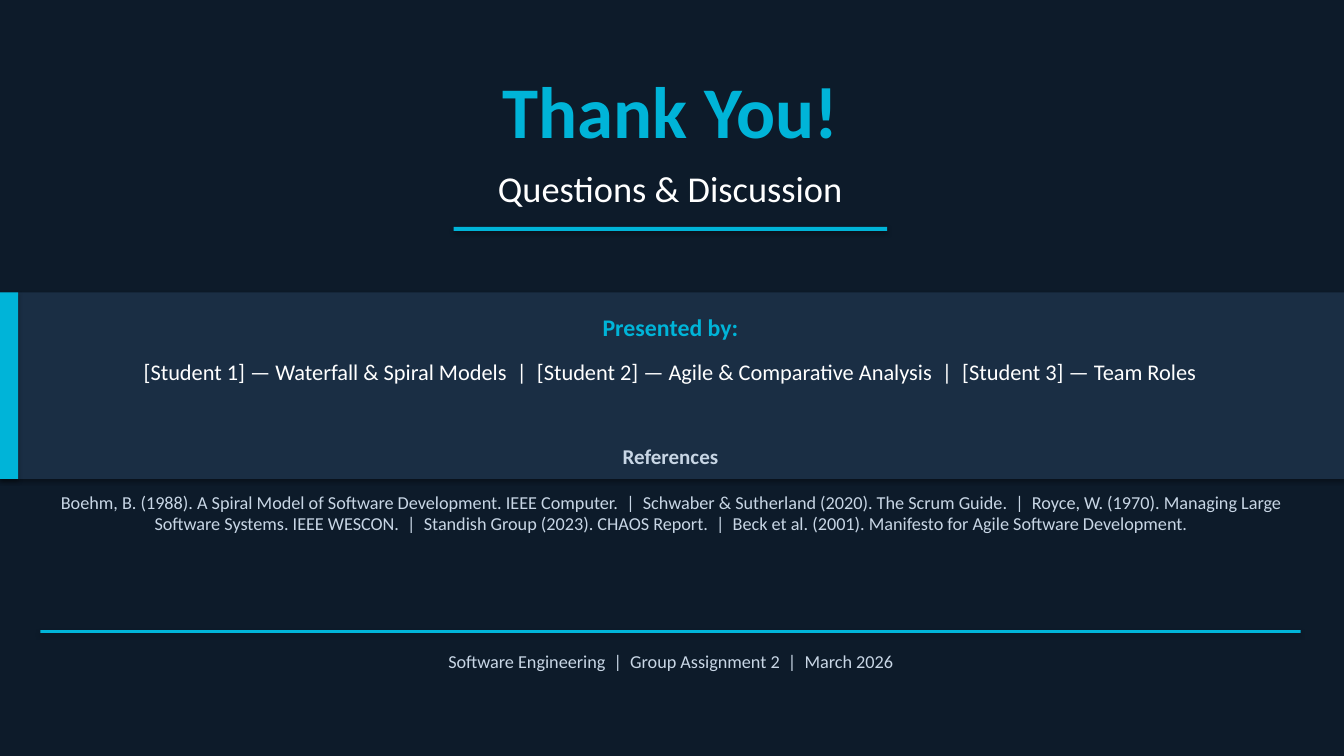
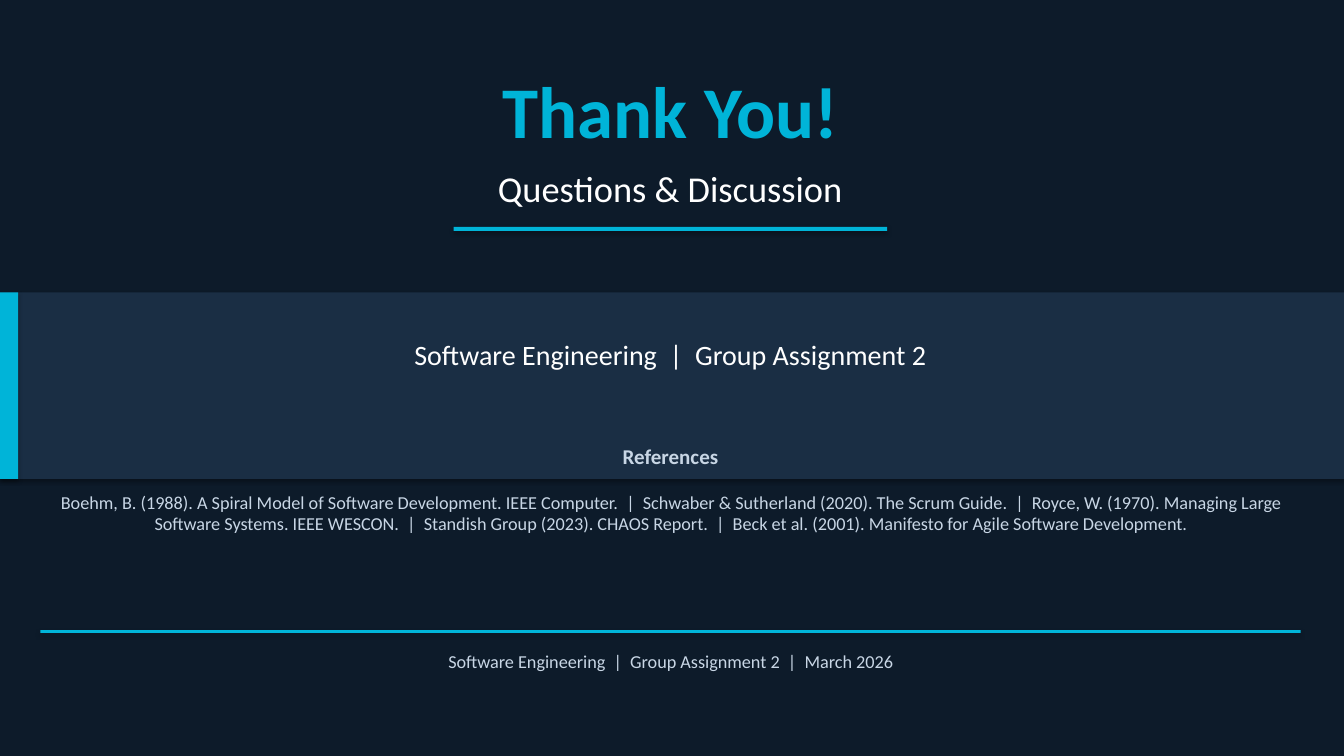
Before and after one commit to Shahzod1602/ser_assigments2, a slide deck: slide 25 of Assignment2_Presentation.pptx. Drawn at 1344x756 pixels with LibreOffice and Linux fonts; fonts in the diff are those of the drawing. Boxes give left, top, right and bottom in pixels: in the first picture for what was removed or moved away, otherwise in the second. Text is boxed around its words. In the diff, an @@ line names an element or a change of style, - is before the commit and + after.

```diff
--- a/Assignment2_Presentation.pptx
+++ b/Assignment2_Presentation.pptx
@@ text removed at <box>603,319,739,340</box> @@
-Presented by:
@@ text added at <box>414,345,926,370</box>, 20 pt, text #FFFFFF @@
+Software Engineering | Group Assignment 2
@@ text removed at <box>144,363,1195,384</box> @@
-[Student 1] — Waterfall & Spiral Models | [Student 2] — Agile & Comparative Analysis | [Student 3] — Team Roles
```
Also in this commit, not shown: 1 other slide changed.
